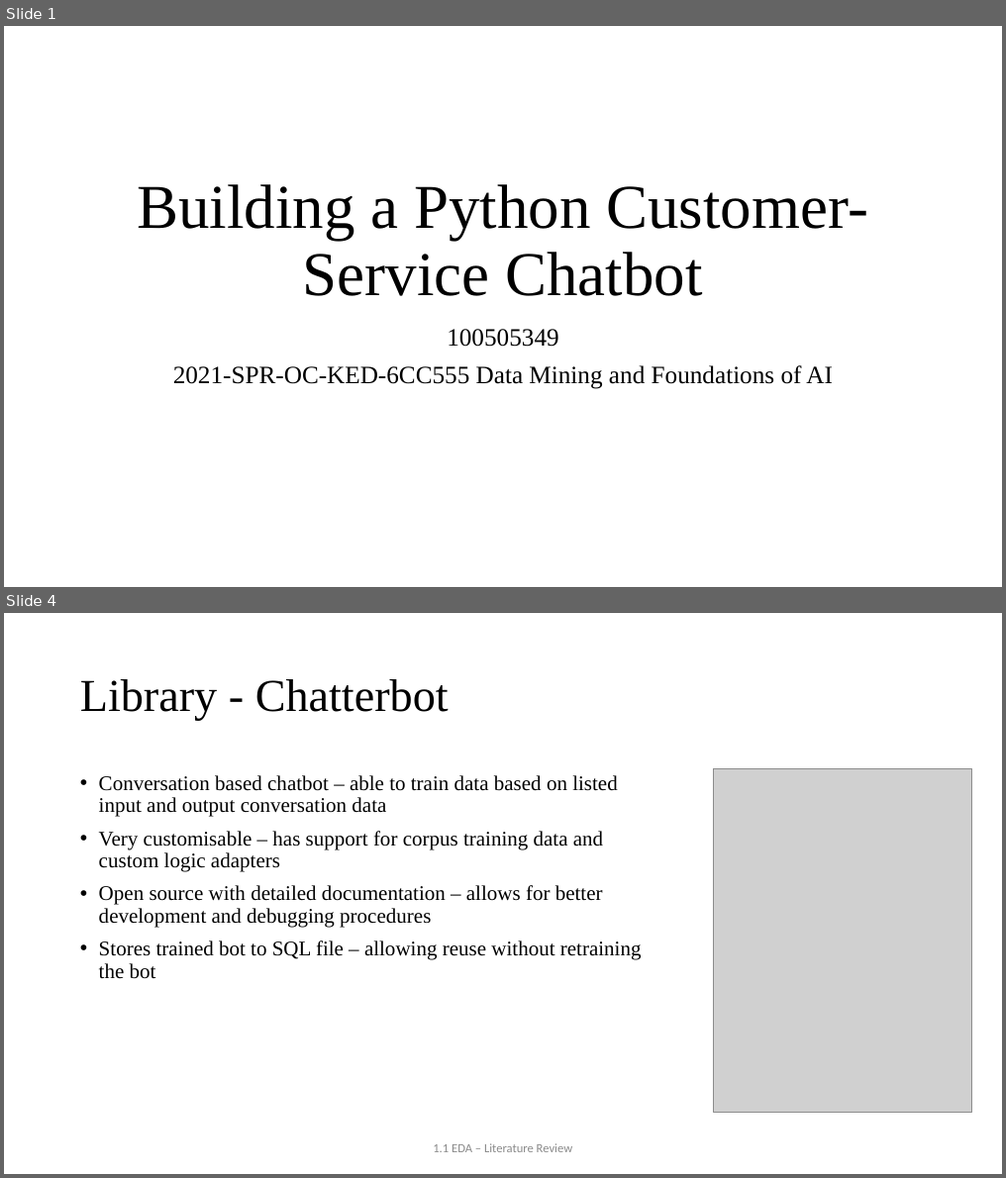
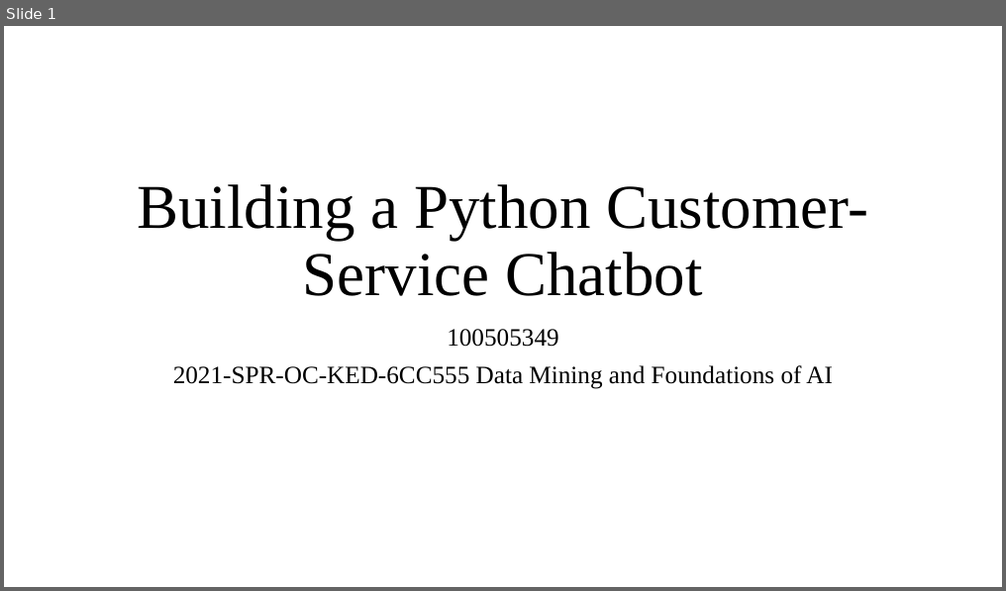
Before and after one commit to JaVonox/AIChatbot, a slide deck: Documentation/100505349.pptx. Shown one above the other, each under a label of ours: slides 1 and 4 before the commit, slide 1 after it; the slides between them are not shown. The pictures are 1006x1178 and 1006x591 pixels, drawn with LibreOffice and Linux fonts; fonts in the diff are those of the drawing; grey boxes stand for pictures. Boxes give left, top, right and bottom in pixels: in the first picture for what was removed or moved away, otherwise in the second. Text is boxed around its words. In the diff, an @@ line names an element or a change of style, - is before the commit and + after.

```diff
--- a/Documentation/100505349.pptx
+++ b/Documentation/100505349.pptx
@@ slide 4 removed at (4, 613, 1002, 1174), background #FFFFFF @@
@@ title removed at (80, 679, 449, 721) @@
-Library - Chatterbot
@@ text removed at (99, 775, 642, 979) @@
-• Conversation based chatbot – able to train data based on listed input and output conversation data
-• Very customisable – has support for corpus training data and custom logic adapters
-• Open source with detailed documentation – allows for better development and debugging procedures
-• Stores trained bot to SQL file – allowing reuse without retraining the bot
@@ picture removed at (714, 768, 973, 1112) @@
@@ text removed at (433, 1144, 573, 1153) @@
-1.1 EDA – Literature Review
```
Also in this commit, not shown: 1 slide changed, 7 slides added, 4 other slides removed, 1 other file.
